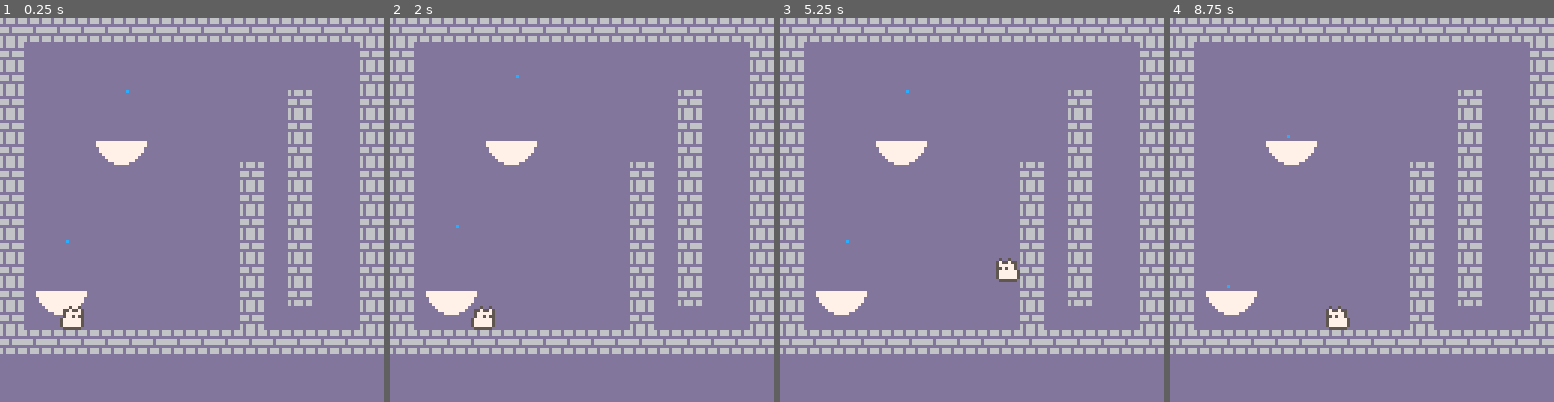
Above: before the commit, frames 1-4 (left to right).
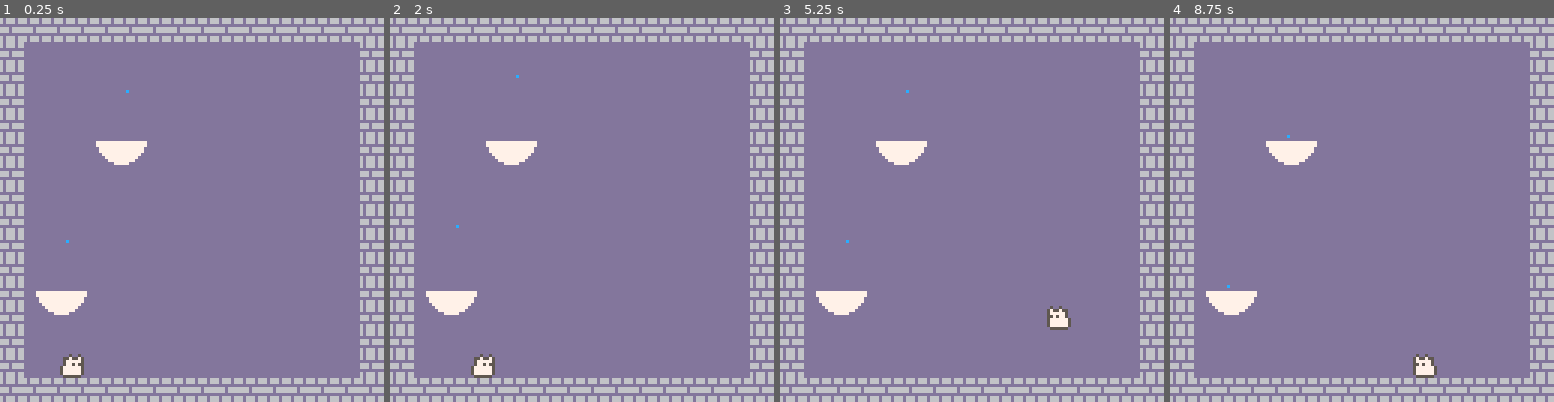
Above: after the commit, the same moments.

Repository: isacben/fanfun
Game: PICO-8 cartridge fanfun.p8
Two runs of this game, one before a commit and one after it. Both use one fixed random seed, a clock stepped at 60 frames per second and the inputs below.
Inputs:
- Up to frame 1 (0.25 s): no input
- Up to frame 2 (2 s): tap X (X key) at 0.33, 1.07, 1.85 s; tap O (Z key) at 0.7, 1.7 s; hold Right from 1.6 s (still down)
- Up to frame 3 (5.25 s): release Right at 2.1 s; tap O (Z key) every 0.4 s from 2.1 to 4.9 s; hold Right 2.47-3.03 s; tap X (X key) at 2.97, 4.08, 5.2 s; hold Left 3.08-3.58 s; hold Right 4.02-4.68 s; hold Left from 5.08 s (still down)
- Up to frame 4 (8.75 s): tap O (Z key) every 0.4 s from 5.3 to 8.5 s; release Left at 5.68 s; hold Right 6.08-6.58 s; tap X (X key) at 6.32, 7.43, 8.55 s; hold Right 6.63-7.13 s; hold Right 7.5-8.07 s; hold Left 8.12-8.62 s

The runs differ from the first frame. In frame 1, 12% of the frame differs, in the area x 0-100%, y 18-100%; in frame 2, 12%; in frame 3, 12%; in frame 4, 12%.

Commit message:
Switch to pipes

Diff:
--- a/fanfun.p8
+++ b/fanfun.p8
@@ -282,14 +282,16 @@
 2e2e2e2e2e2e2e2e2e2e2e2e2e2e2e2e00000000000000000000000000000000000000000000000000000000000000000000000000000000000000000000000000000000000000000000000000000000000000000000000000000000000000000000000000000000000000000000000000000000000000000000000000000000
 2e00000000000000000000000000002e00000000000000000000000000000000000000000000000000000000000000000000000000000000000000000000000000000000000000000000000000000000000000000000000000000000000000000000000000000000000000000000000000000000000000000000000000000000
 2e00000000000000000000000000002e00000000000000000000000000000000000000000000000000000000000000000000000000000000000000000000000000000000000000000000000000000000000000000000000000000000000000000000000000000000000000000000000000000000000000000000000000000000
-2e00000000000000000000002e00002e00000000000000000000000000000000000000000000000000000000000000000000000000000000000000000000000000000000000000000000000000000000000000000000000000000000000000000000000000000000000000000000000000000000000000000000000000000000
-2e00000000000000000000002e00002e00000000000000000000000000000000000000000000000000000000000000000000000000000000000000000000000000000000000000000000000000000000000000000000000000000000000000000000000000000000000000000000000000000000000000000000000000000000
-2e00000000000000000000002e00002e00000000000000000000000000000000000000000000000000000000000000000000000000000000000000000000000000000000000000000000000000000000000000000000000000000000000000000000000000000000000000000000000000000000000000000000000000000000
-2e0000000000000000002e002e00002e00000000000000000000000000000000000000000000000000000000000000000000000000000000000000000000000000000000000000000000000000000000000000000000000000000000000000000000000000000000000000000000000000000000000000000000000000000000
-2e0000000000000000002e002e00002e00000000000000000000000000000000000000000000000000000000000000000000000000000000000000000000000000000000000000000000000000000000000000000000000000000000000000000000000000000000000000000000000000000000000000000000000000000000
-2e0000000000000000002e002e00002e00000000000000000000000000000000000000000000000000000000000000000000000000000000000000000000000000000000000000000000000000000000000000000000000000000000000000000000000000000000000000000000000000000000000000000000000000000000
-2e0000000000000000002e002e00002e00000000000000000000000000000000000000000000000000000000000000000000000000000000000000000000000000000000000000000000000000000000000000000000000000000000000000000000000000000000000000000000000000000000000000000000000000000000
-2e0000000000000000002e002e00002e00000000000000000000000000000000000000000000000000000000000000000000000000000000000000000000000000000000000000000000000000000000000000000000000000000000000000000000000000000000000000000000000000000000000000000000000000000000
-2e0000000000000000002e002e00002e00000000000000000000000000000000000000000000000000000000000000000000000000000000000000000000000000000000000000000000000000000000000000000000000000000000000000000000000000000000000000000000000000000000000000000000000000000000
-2e0000000000000000002e000000002e00000000000000000000000000000000000000000000000000000000000000000000000000000000000000000000000000000000000000000000000000000000000000000000000000000000000000000000000000000000000000000000000000000000000000000000000000000000
+2e00000000000000000000000000002e00000000000000000000000000000000000000000000000000000000000000000000000000000000000000000000000000000000000000000000000000000000000000000000000000000000000000000000000000000000000000000000000000000000000000000000000000000000
+2e00000000000000000000000000002e00000000000000000000000000000000000000000000000000000000000000000000000000000000000000000000000000000000000000000000000000000000000000000000000000000000000000000000000000000000000000000000000000000000000000000000000000000000
+2e00000000000000000000000000002e00000000000000000000000000000000000000000000000000000000000000000000000000000000000000000000000000000000000000000000000000000000000000000000000000000000000000000000000000000000000000000000000000000000000000000000000000000000
+2e00000000000000000000000000002e00000000000000000000000000000000000000000000000000000000000000000000000000000000000000000000000000000000000000000000000000000000000000000000000000000000000000000000000000000000000000000000000000000000000000000000000000000000
+2e00000000000000000000000000002e00000000000000000000000000000000000000000000000000000000000000000000000000000000000000000000000000000000000000000000000000000000000000000000000000000000000000000000000000000000000000000000000000000000000000000000000000000000
+2e00000000000000000000000000002e00000000000000000000000000000000000000000000000000000000000000000000000000000000000000000000000000000000000000000000000000000000000000000000000000000000000000000000000000000000000000000000000000000000000000000000000000000000
+2e00000000000000000000000000002e00000000000000000000000000000000000000000000000000000000000000000000000000000000000000000000000000000000000000000000000000000000000000000000000000000000000000000000000000000000000000000000000000000000000000000000000000000000
+2e00000000000000000000000000002e00000000000000000000000000000000000000000000000000000000000000000000000000000000000000000000000000000000000000000000000000000000000000000000000000000000000000000000000000000000000000000000000000000000000000000000000000000000
+2e00000000000000000000000000002e00000000000000000000000000000000000000000000000000000000000000000000000000000000000000000000000000000000000000000000000000000000000000000000000000000000000000000000000000000000000000000000000000000000000000000000000000000000
+2e00000000000000000000000000002e00000000000000000000000000000000000000000000000000000000000000000000000000000000000000000000000000000000000000000000000000000000000000000000000000000000000000000000000000000000000000000000000000000000000000000000000000000000
+2e00000000000000000000000000002e00000000000000000000000000000000000000000000000000000000000000000000000000000000000000000000000000000000000000000000000000000000000000000000000000000000000000000000000000000000000000000000000000000000000000000000000000000000
+2e00000000000000000000000000002e00000000000000000000000000000000000000000000000000000000000000000000000000000000000000000000000000000000000000000000000000000000000000000000000000000000000000000000000000000000000000000000000000000000000000000000000000000000
 2e2e2e2e2e2e2e2e2e2e2e2e2e2e2e2e00000000000000000000000000000000000000000000000000000000000000000000000000000000000000000000000000000000000000000000000000000000000000000000000000000000000000000000000000000000000000000000000000000000000000000000000000000000
